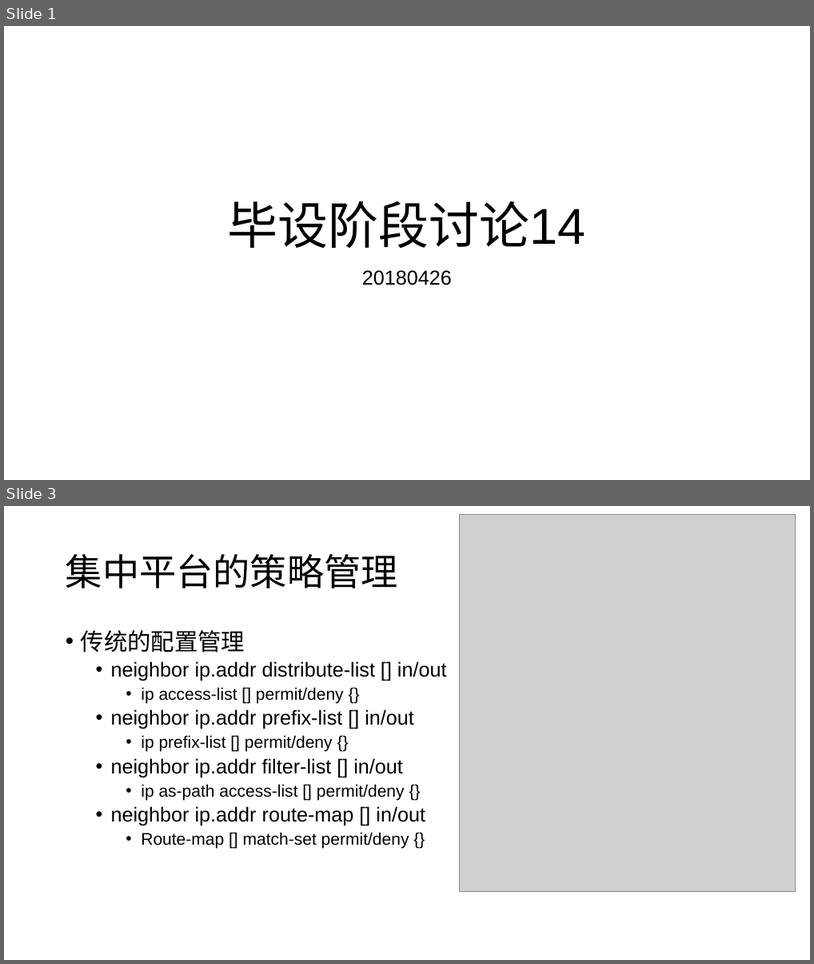
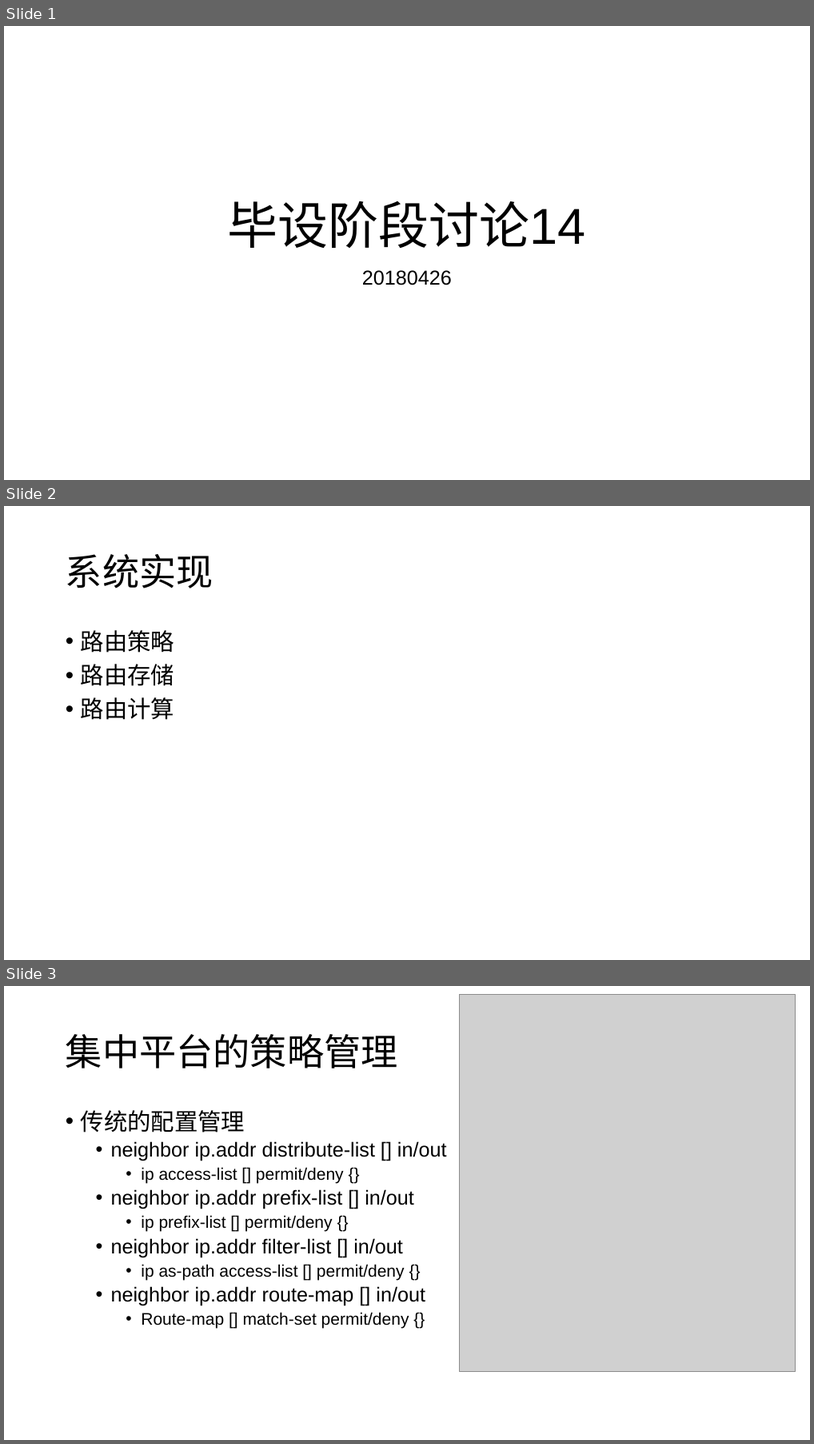
Before and after one commit to wangqing93/ibgp_exp, a slide deck: doc/毕设阶段讨论14.pptx. Shown one above the other, each under a label of ours: slides 1 and 3 before the commit, slides 1, 2 and 3 after it; the slides between them are not shown. The pictures are 814x964 and 814x1444 pixels, drawn with LibreOffice and Linux fonts; fonts in the diff are those of the drawing; grey boxes stand for pictures. Boxes give left, top, right and bottom in pixels: in the first picture for what was removed or moved away, otherwise in the second. Text is boxed around its words. In the diff, an @@ line names an element or a change of style, - is before the commit and + after.

```diff
--- a/doc/毕设阶段讨论14.pptx
+++ b/doc/毕设阶段讨论14.pptx
@@ slide 2 added at (4, 506, 810, 960), background #FFFFFF @@
@@ title added at (66, 554, 214, 588), 44 pt, text #000000 @@
+系统实现
@@ text added at (81, 630, 174, 720), 28 pt, text #000000 @@
+• 路由策略
+• 路由存储
+• 路由计算
```
Also in this commit, not shown: 2 slides changed, 3 other slides added, 3 other files.
